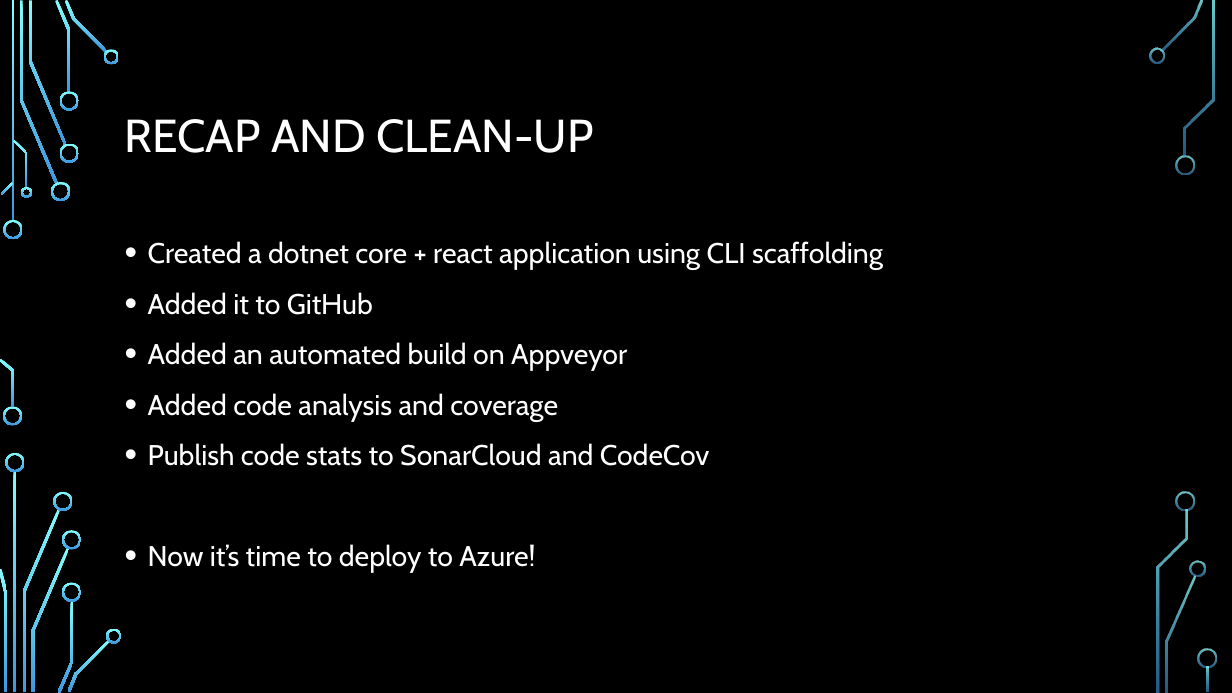
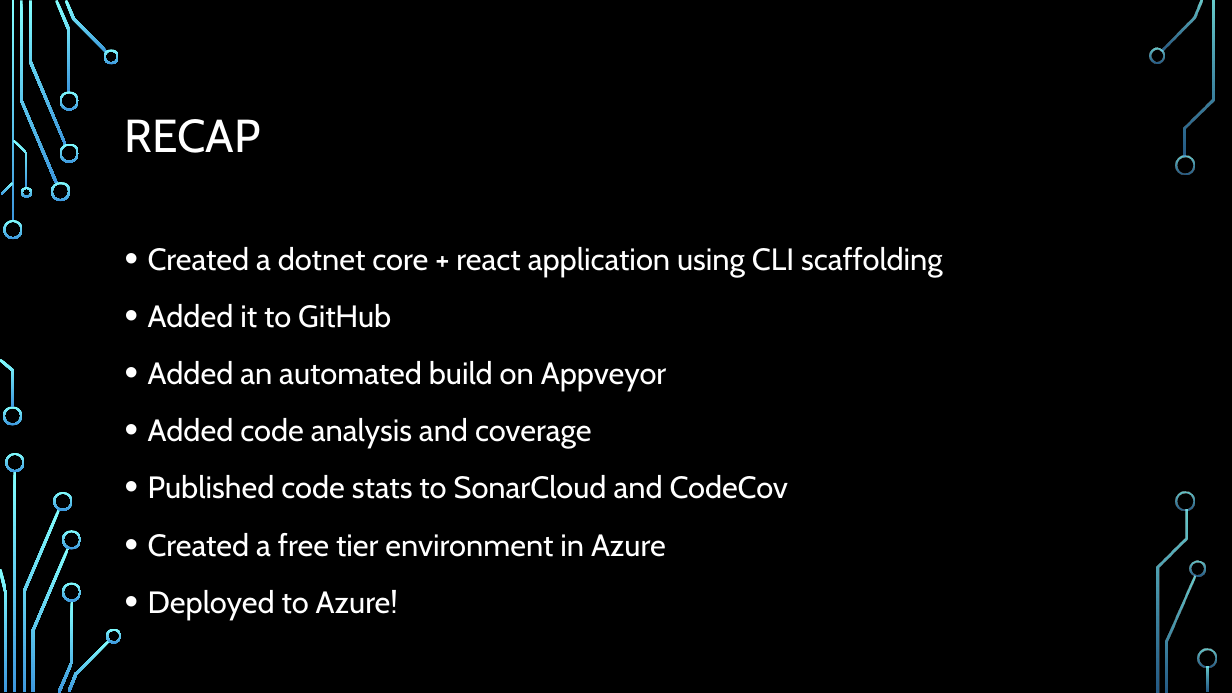
Before and after one commit to CedricAgoda/opensource-ci, a slide deck: slide 45 of Presentation/Full Open-Source CI.pptx (slide 39 before the commit). Drawn at 1232x693 pixels with LibreOffice and Linux fonts; fonts in the diff are those of the drawing; background and template pictures are left out. Boxes give left, top, right and bottom in pixels: in the first picture for what was removed or moved away, otherwise in the second. Text is boxed around its words. In the diff, an @@ line names an element or a change of style, - is before the commit and + after.

Commit message:
Improve Azure script and yaml (#11)
* Improve Azure script and yaml
* Final update of PPT

```diff
--- a/Presentation/Full Open-Source CI.pptx
+++ b/Presentation/Full Open-Source CI.pptx
@@ title at <box>125,119,261,153</box>: text changed @@
-RECAP AND CLEAN-UP
+RECAP
@@ text at <box>148,247,943,448</box>: size 22.2 to 24 pt in "Created a dotnet core + react application ...", "Added it to GitHub", "Added an automated build on Appveyor", "Added code analysis and coverage"; line spacing 1.1 to 1.2 @@
@@ text at <box>148,475,789,620</box>: text changed; size 22.2 to 24 pt @@
-• Publish code stats to SonarCloud and CodeCov
-• Now it’s time to deploy to Azure!
+• Published code stats to SonarCloud and CodeCov
+• Created a free tier environment in Azure
+• Deployed to Azure!
```
Also in this commit, not shown: 6 other slides changed, 7 slides added, 5 slides removed, 4 other files.
